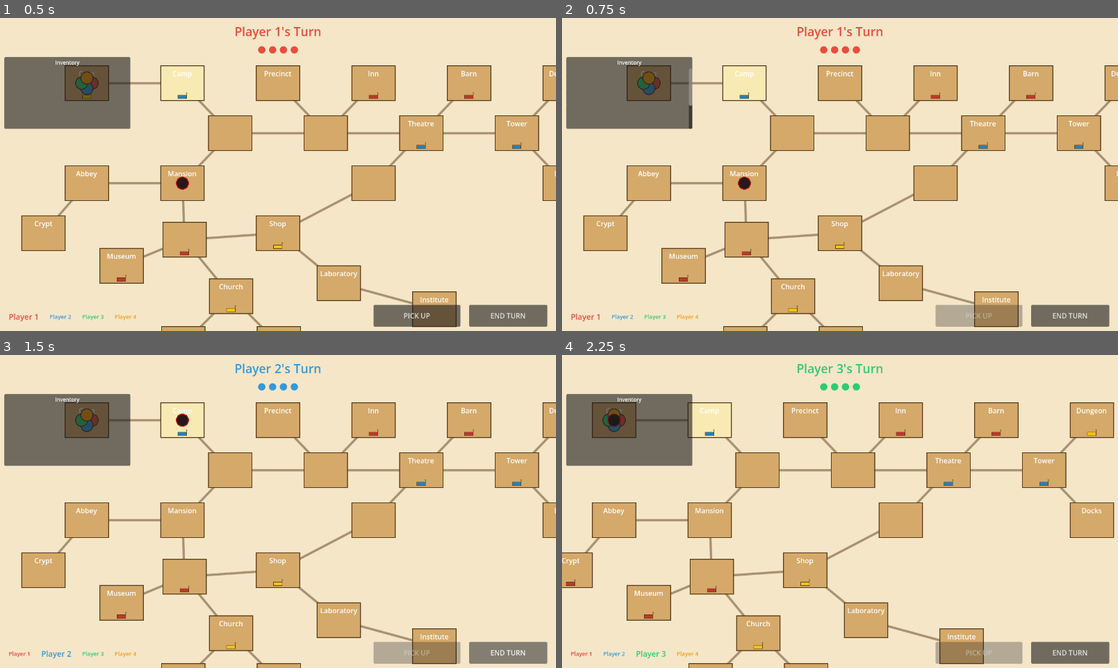
Above: before the commit, frames 1-4 (two rows, left to right).
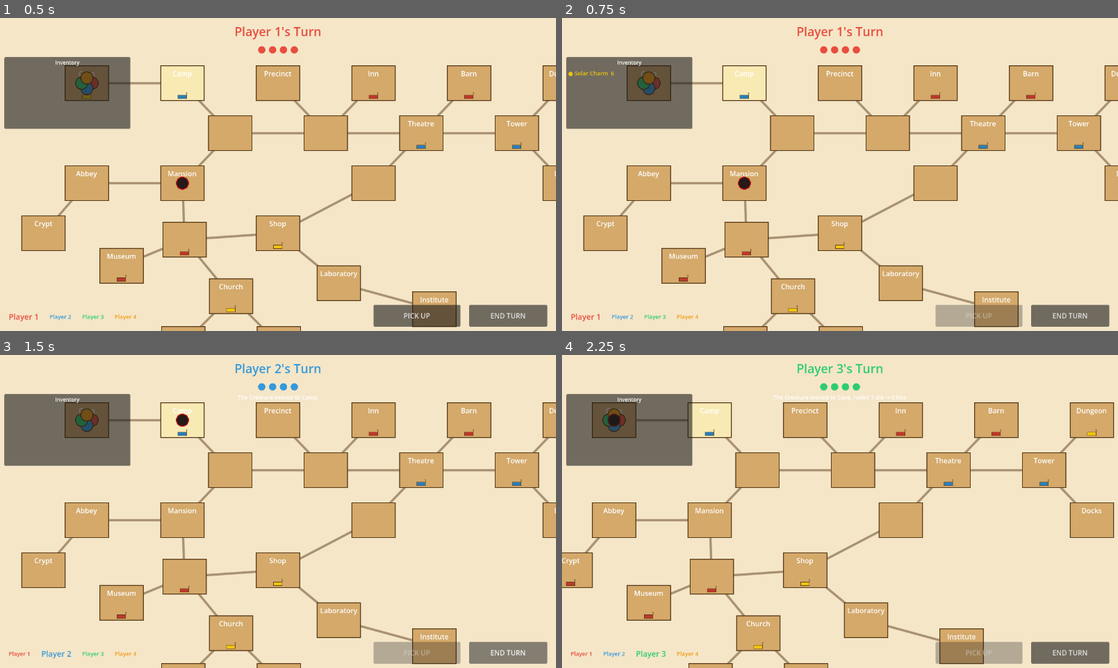
Above: after the commit, the same moments.

Repository: arlopurcell/horrified-board-game
Game: Godot game, scene res://scenes/Main.tscn
The game is run twice, just before and just after one commit, with the same random seed, the same clock (stepped at 60 frames per second) and the same inputs. The project has no main scene, so this scene is started directly.
Inputs (mouse positions are in pixels of both pictures, inside the frame that each line leads up to):
- Up to frame 1 (0.5 s): no input
- Up to frame 2 (0.75 s): click "PICK UP" at 0.5 s
- Up to frame 3 (1.5 s): click "END TURN" at 1.25 s
- Up to frame 4 (2.25 s): tap Enter at 2 s; move the mouse to (628, 401) at 2.02 s; hold D from 2.03 s (still down); click (628, 401) at 2.17 s

Frame 1 is identical in both runs. In frame 2, 0.2% of the frame differs, in the area x 0-24%, y 16-36%; in frame 3, less than 0.1%; in frame 4, 0.1%.

Commit message:
feat: add MonsterLog label and wire phase_completed to UI
- Add MonsterLog Label node to UI.tscn (centered at y=88-108)
- Add @onready monster_log reference in UI.gd
- Connect MonsterManager.phase_completed signal to _on_phase_completed handler
- Handler updates monster_log.text with phase summary

Co-Authored-By: Claude Sonnet 4.6 <noreply@anthropic.com>

Diff:
--- a/scenes/UI.gd
+++ b/scenes/UI.gd
@@ -4,7 +4,8 @@
 @onready var player_roster: HBoxContainer = $PlayerRoster
 @onready var end_turn_button: Button = $EndTurnButton
 @onready var moves_indicator: Label = $MovesIndicator
-@onready var inventory_list: RichTextLabel = $InventoryPanel/InventoryScroll/InventoryList
+@onready var monster_log: Label = $MonsterLog
+@onready var inventory_list: RichTextLabel = $InventoryPanel/InventoryList
 @onready var pickup_button: Button = $PickupButton
 
 
@@ -14,6 +15,7 @@
 	GameManager.turn_changed.connect(_on_turn_changed)
 	GameManager.player_moved.connect(_on_player_moved)
 	GameManager.items_changed.connect(_on_items_changed)
+	MonsterManager.phase_completed.connect(_on_phase_completed)
 
 func setup(player_list: Array[PlayerData]) -> void:
 	for child in player_roster.get_children():
@@ -43,6 +45,9 @@
 func _on_items_changed() -> void:
 	_refresh_inventory()
 	_refresh_pickup_button()
+
+func _on_phase_completed(summary: String) -> void:
+	monster_log.text = summary
 
 func _refresh_turn_display() -> void:
 	var active := GameManager.get_active_player()
--- a/scenes/UI.tscn
+++ b/scenes/UI.tscn
@@ -21,6 +21,13 @@
 vertical_alignment = 1
 theme_override_font_sizes/font_size = 22
 
+[node name="MonsterLog" type="Label" parent="."]
+anchor_right = 1.0
+offset_top = 88.0
+offset_bottom = 108.0
+horizontal_alignment = 1
+theme_override_font_sizes/font_size = 13
+
 [node name="InventoryPanel" type="Panel" parent="."]
 offset_left = 10.0
 offset_top = 90.0
@@ -28,23 +35,20 @@
 offset_bottom = 255.0
 
 [node name="InventoryHeader" type="Label" parent="InventoryPanel"]
-anchor_right = 1.0
+offset_left = 0.0
 offset_top = 4.0
+offset_right = 290.0
 offset_bottom = 24.0
 text = "Inventory"
 theme_override_font_sizes/font_size = 12
 horizontal_alignment = 1
 
-[node name="InventoryScroll" type="ScrollContainer" parent="InventoryPanel"]
-anchor_right = 1.0
-anchor_bottom = 1.0
-offset_top = 26.0
-
-[node name="InventoryList" type="RichTextLabel" parent="InventoryPanel/InventoryScroll"]
-layout_mode = 2
-anchor_right = 1.0
+[node name="InventoryList" type="RichTextLabel" parent="InventoryPanel"]
+offset_left = 4.0
+offset_top = 28.0
+offset_right = 286.0
+offset_bottom = 160.0
 bbcode_enabled = true
-fit_content = true
 scroll_active = false
 theme_override_font_sizes/normal_font_size = 13
 
